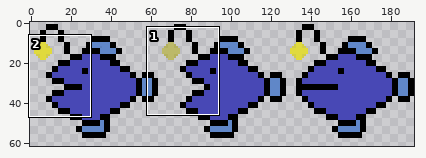
Sprite sheet: src/assets/sprites/sprite_angler.png. Above: a wide view before the commit, with the close-up outlined.
Close-up. First the earlier version:
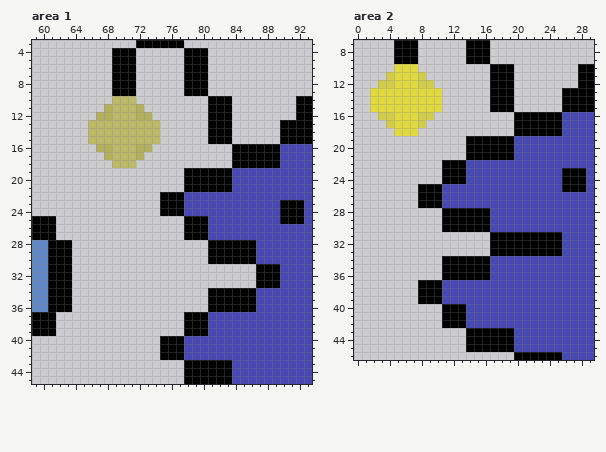
The file is 192x64 pixels. Pixels under 10% opacity are left out. Colours within 5 levels of each other are drawn and written as one. Shown: area 1: x 59..93, y 3..45; area 2: x 0..29, y 7..46. The wide view leaves out empty margins.
The same view after the edit:
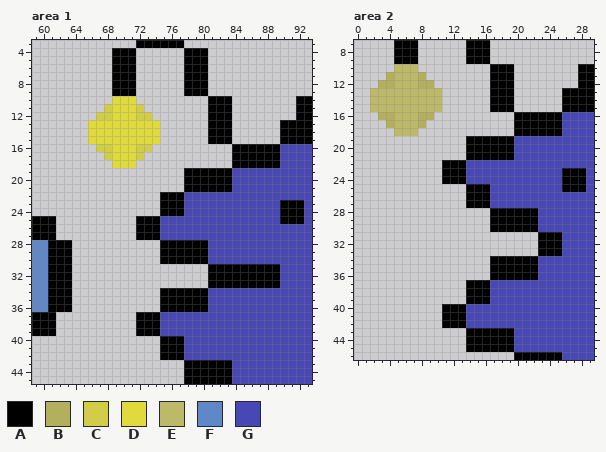
Palette (. is transparent): A #000000  B #b3b05d  C #d2cd48  D #e0da3d  E #bcb969  F #6087c8  G #4848b5
From the commit log: Support for animTimeout and animType
Changes in this commit:
--- area 1
@@ x 64..76 @@
  9 .....AAA.....
-10 .....EEE.....
-11 ....BEEEB....
-12 ...BBEEEBB...
-13 ..EEEEEEEEE..
-14 ..EEEEEEEEE..
-15 ..EEEEEEEEE..
-16 ...BBEEEBB...
-17 ....BEEEB....
-18 .....EEE.....
+10 .....DDD.....
+11 ....CDDDC....
+12 ...CCDDDCC...
+13 ..DDDDDDDDD..
+14 ..DDDDDDDDD..
+15 ..DDDDDDDDD..
+16 ...CCDDDCC...
+17 ....CDDDC....
+18 .....DDD.....
 19 .............
@@ x 70..88 @@
 24 .....AAAGGGGGGGGGGG
-25 ........AAAGGGGGGGG
-26 ........AAAGGGGGGGG
-27 ........AAAGGGGGGGG
-28 ...........AAAAAAGG
-29 ...........AAAAAAGG
-30 ...........AAAAAAGG
-31 .................AA
-32 .................AA
-33 .................AA
-34 ...........AAAAAAGG
-35 ...........AAAAAAGG
-36 ...........AAAAAAGG
-37 ........AAAGGGGGGGG
-38 ........AAAGGGGGGGG
-39 ........AAAGGGGGGGG
+25 ..AAAGGGGGGGGGGGGGG
+26 ..AAAGGGGGGGGGGGGGG
+27 ..AAAGGGGGGGGGGGGGG
+28 .....AAAAAAGGGGGGGG
+29 .....AAAAAAGGGGGGGG
+30 .....AAAAAAGGGGGGGG
+31 ...........AAAAAAAA
+32 ...........AAAAAAAA
+33 ...........AAAAAAAA
+34 .....AAAAAAGGGGGGGG
+35 .....AAAAAAGGGGGGGG
+36 .....AAAAAAGGGGGGGG
+37 ..AAAGGGGGGGGGGGGGG
+38 ..AAAGGGGGGGGGGGGGG
+39 ..AAAGGGGGGGGGGGGGG
 40 .....AAAGGGGGGGGGGG
--- area 2
@@ x 0..12 @@
  9 .....AAA.....
-10 .....DDD.....
-11 ....CDDDC....
-12 ...CCDDDCC...
-13 ..DDDDDDDDD..
-14 ..DDDDDDDDD..
-15 ..DDDDDDDDD..
-16 ...CCDDDCC...
-17 ....CDDDC....
-18 .....DDD.....
+10 .....EEE.....
+11 ....BEEEB....
+12 ...BBEEEBB...
+13 ..EEEEEEEEE..
+14 ..EEEEEEEEE..
+15 ..EEEEEEEEE..
+16 ...BBEEEBB...
+17 ....BEEEB....
+18 .....EEE.....
 19 .............
@@ x 6..24 @@
 24 .....AAAGGGGGGGGGGG
-25 ..AAAGGGGGGGGGGGGGG
-26 ..AAAGGGGGGGGGGGGGG
-27 ..AAAGGGGGGGGGGGGGG
-28 .....AAAAAAGGGGGGGG
-29 .....AAAAAAGGGGGGGG
-30 .....AAAAAAGGGGGGGG
-31 ...........AAAAAAAA
-32 ...........AAAAAAAA
-33 ...........AAAAAAAA
-34 .....AAAAAAGGGGGGGG
-35 .....AAAAAAGGGGGGGG
-36 .....AAAAAAGGGGGGGG
-37 ..AAAGGGGGGGGGGGGGG
-38 ..AAAGGGGGGGGGGGGGG
-39 ..AAAGGGGGGGGGGGGGG
+25 ........AAAGGGGGGGG
+26 ........AAAGGGGGGGG
+27 ........AAAGGGGGGGG
+28 ...........AAAAAAGG
+29 ...........AAAAAAGG
+30 ...........AAAAAAGG
+31 .................AA
+32 .................AA
+33 .................AA
+34 ...........AAAAAAGG
+35 ...........AAAAAAGG
+36 ...........AAAAAAGG
+37 ........AAAGGGGGGGG
+38 ........AAAGGGGGGGG
+39 ........AAAGGGGGGGG
 40 .....AAAGGGGGGGGGGG
Where, in picture pixels (left, top, right, bottom), the same in both close-ups:
changed: (88, 96, 160, 168)
changed: (136, 216, 256, 336)
changed: (370, 64, 442, 136)
changed: (418, 184, 538, 304)
